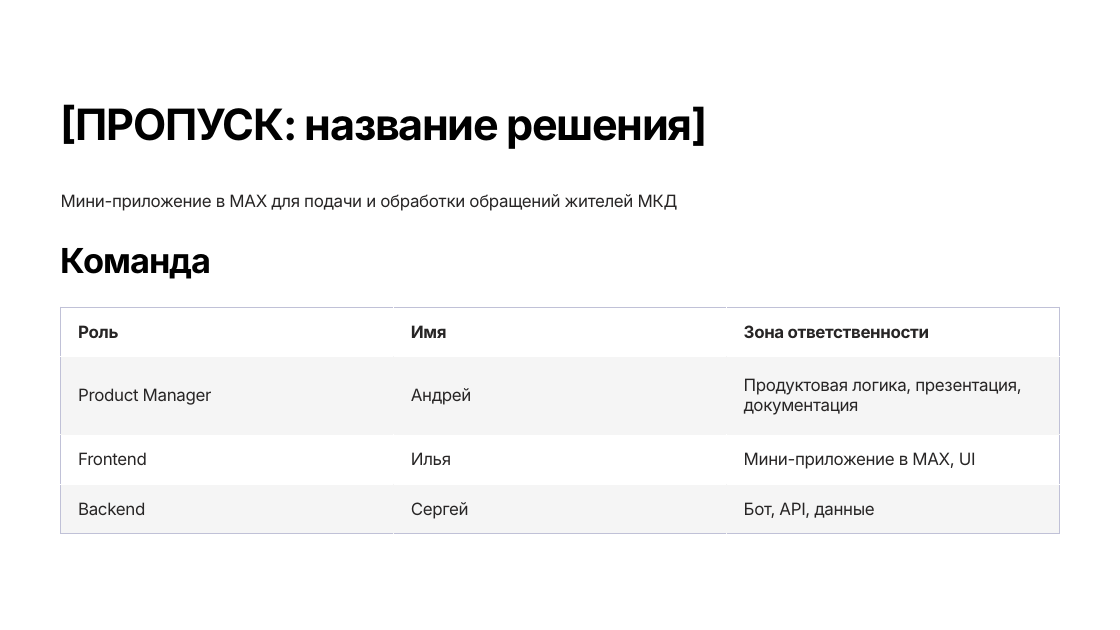
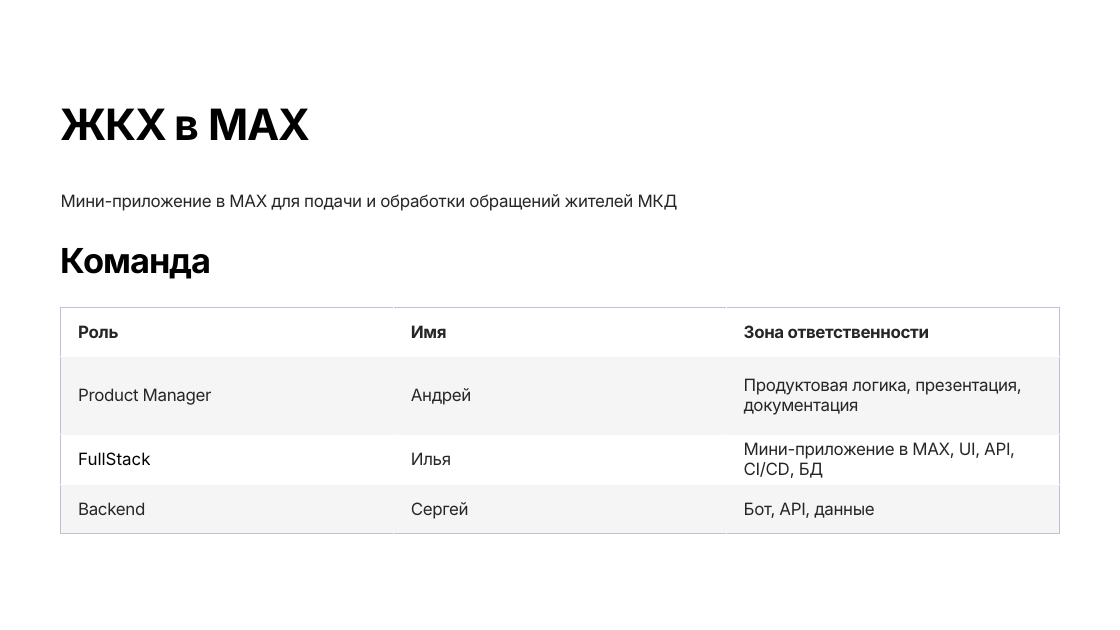
Before and after one commit to SergeyKrivoshchapov/maxhackathon, a slide deck: slide 2 of Защита.pptx. Drawn at 1120x630 pixels with LibreOffice and Linux fonts; fonts in the diff are those of the drawing. Boxes give left, top, right and bottom in pixels: in the first picture for what was removed or moved away, otherwise in the second. Text is boxed around its words. In the diff, an @@ line names an element or a change of style, - is before the commit and + after.

```diff
--- a/Защита.pptx
+++ b/Защита.pptx
@@ text at (x1=61, y1=108, x2=310, y2=140): text changed @@
-[ПРОПУСК: название решения]
+ЖКХ в MAX
@@ table at (x1=60, y1=308, x2=1059, y2=534) @@
-row 3, column 1: Frontend
+row 3, column 1: FullStack
-row 3, column 3: Мини-приложение в MAX, UI
+row 3, column 3: Мини-приложение в MAX, UI, API, CI/CD, БД
```
Also in this commit, not shown: 3 other slides changed, 1 slide added, 4 other files.
